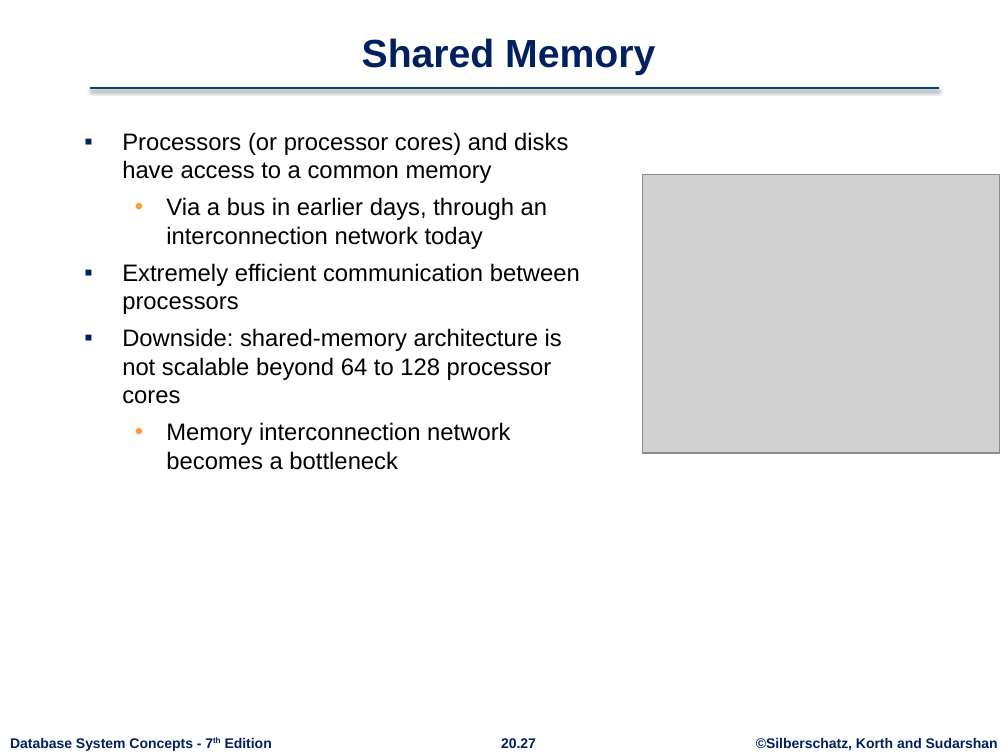
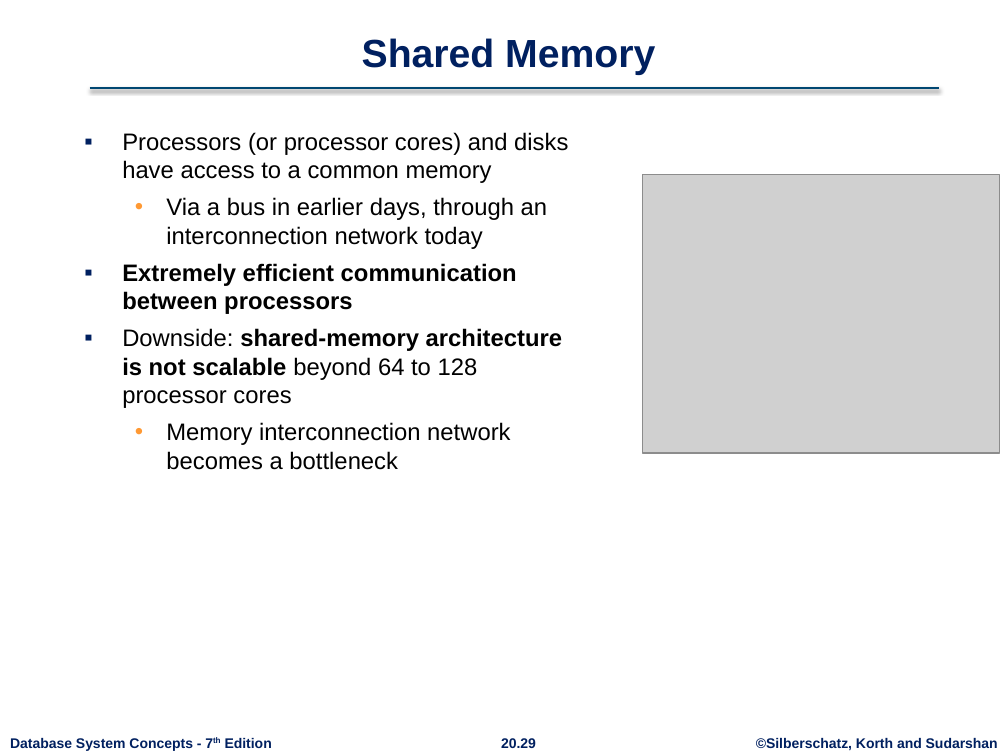
Before and after one commit to rizveeredwan/course-contents, a slide deck: slide 29 of CSE-3104/Slides/ch20.pptx (slide 27 before the commit). Drawn at 1008x756 pixels with LibreOffice and Linux fonts; fonts in the diff are those of the drawing; grey boxes stand for pictures; background and template pictures are left out. Boxes give left, top, right and bottom in pixels: in the first picture for what was removed or moved away, otherwise in the second. Text is boxed around its words. In the diff, an @@ line names an element or a change of style, - is before the commit and + after.

```diff
--- a/CSE-3104/Slides/ch20.pptx
+++ b/CSE-3104/Slides/ch20.pptx
@@ text at (x1=122, y1=263, x2=562, y2=408): bold on in "Extremely efficient communication between processors", "shared-memory architecture is not scalable" @@
@@ page number at (x1=501, y1=738, x2=536, y2=748): text changed @@
-20.27
+20.29
```
Also in this commit, not shown: 9 other slides changed, 4 slides added, 2 slides removed.
